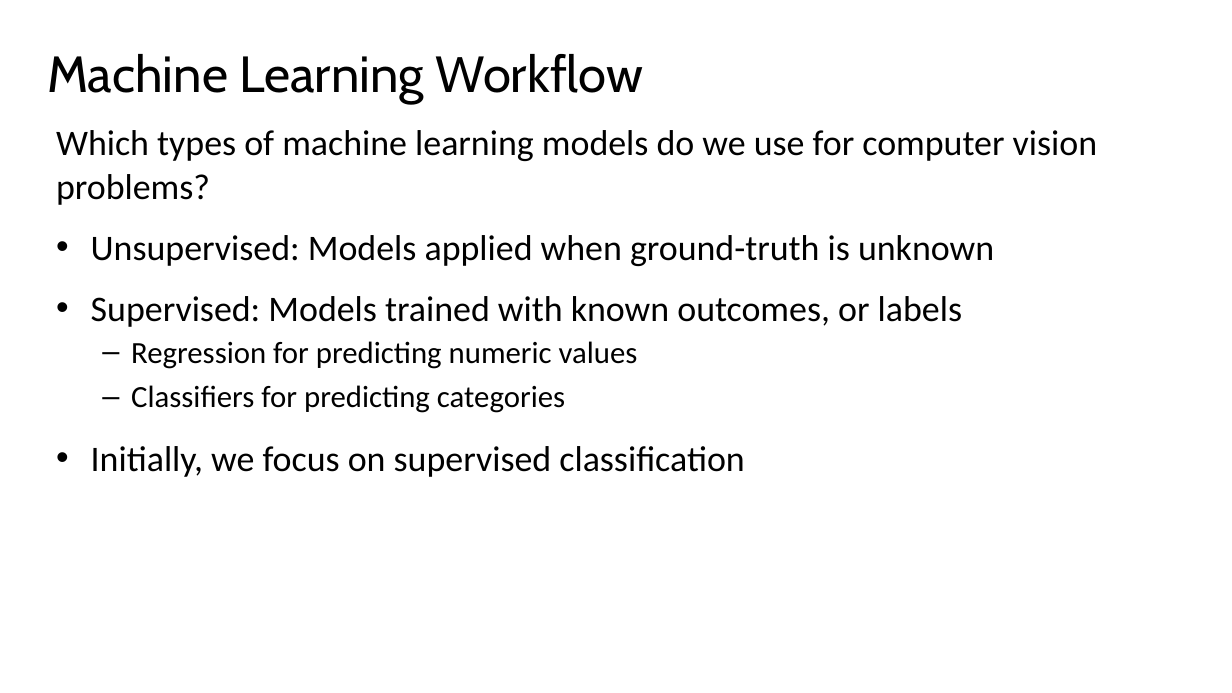
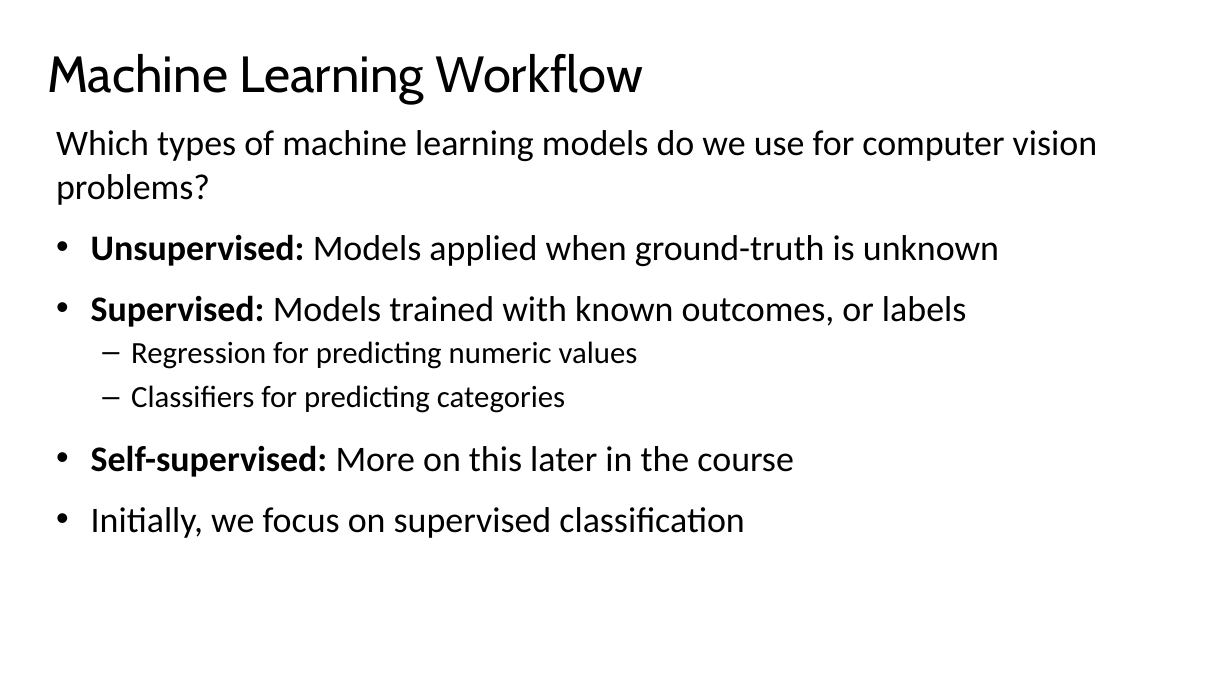
Before and after one commit to StephenElston/CSCI-E25, a slide deck: slide 61 of Slides/4_MachineLearningForCV.pptx. Drawn at 1232x693 pixels with LibreOffice and Linux fonts; fonts in the diff are those of the drawing. Boxes give left, top, right and bottom in pixels: in the first picture for what was removed or moved away, otherwise in the second. Text is boxed around its words. In the diff, an @@ line names an element or a change of style, - is before the commit and + after.

```diff
--- a/Slides/4_MachineLearningForCV.pptx
+++ b/Slides/4_MachineLearningForCV.pptx
@@ text at (91,234,999,327): bold on in "Unsupervised:", "Supervised:" @@
@@ text at (91,445,793,477): paragraph added @@
+• Self-supervised: More on this later in the course
```
Also in this commit, not shown: 18 other slides changed, 2 slides added, 1 other file.
